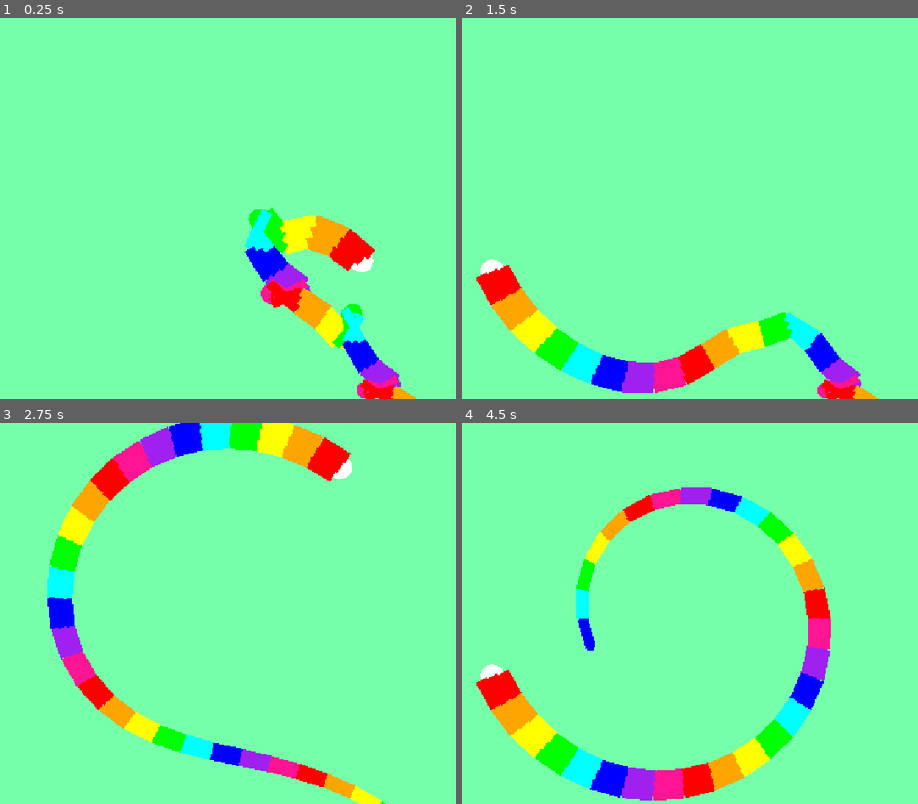
Above: before the commit, frames 1-4 (two rows, left to right).
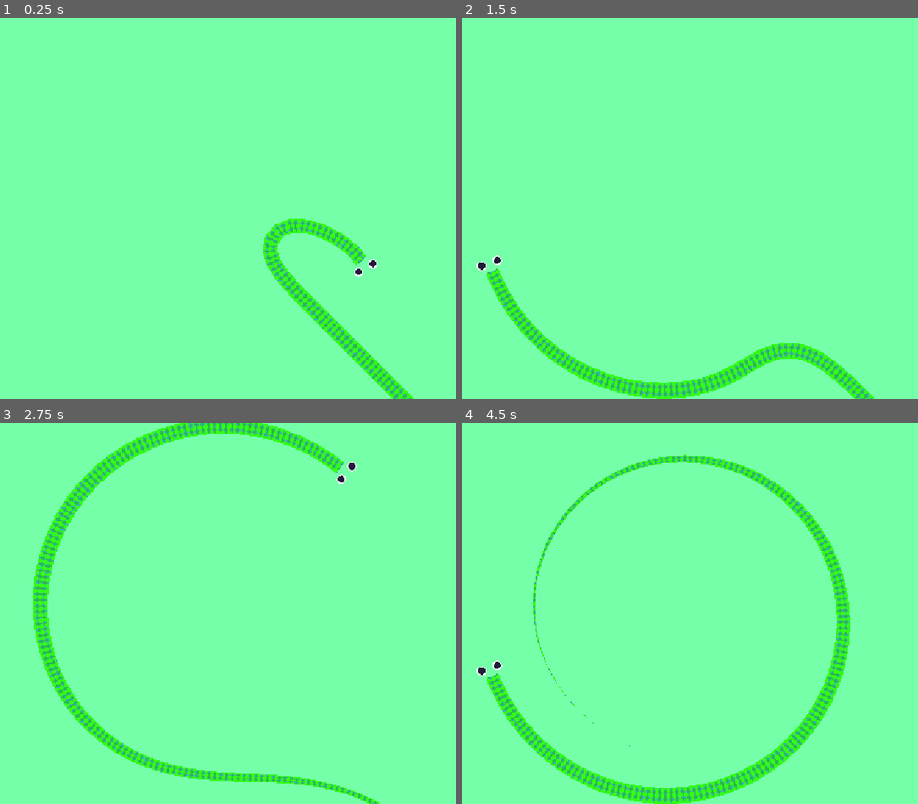
Above: after the commit, the same moments.

Repository: LeviathanGamez/Coil-Rush
Game: Godot game, scene res://scenes/main.tscn
The game is run twice, just before and just after one commit, with the same random seed, the same clock (stepped at 60 frames per second) and the same inputs.
Inputs (mouse positions are in pixels of both pictures, inside the frame that each line leads up to):
- Up to frame 1 (0.25 s): no input
- Up to frame 2 (1.5 s): tap Enter at 0.5 s; move the mouse to (822, 189) at 0.52 s; hold Right 0.53-1.28 s; tap Alt at 0.6 s; click (822, 189) at 0.67 s; move the mouse to (539, 227) at 1.27 s; hold Down from 1.28 s (still down); tap Shift at 1.35 s; click (539, 227) at 1.42 s
- Up to frame 3 (2.75 s): move the mouse to (282, 529) at 2.02 s; release Down at 2.03 s; hold Right from 2.03 s (still down); tap Alt at 2.1 s; click (282, 529) at 2.17 s
- Up to frame 4 (4.5 s): move the mouse to (639, 689) at 2.77 s; release Right at 2.78 s; hold Up 2.78-3.53 s; tap Shift at 2.85, 4.35 s; click (639, 689) at 2.92 s; move the mouse to (876, 670) at 3.52 s; hold Left from 3.53 s (still down); tap Alt at 3.6 s; click (876, 670) at 3.67 s; move the mouse to (471, 556) at 4.27 s; click (471, 556) at 4.42 s

The runs differ from the first frame. In frame 1, 6.4% of the frame differs, in the area x 53-92%, y 49-100%; in frame 2, 9.5%; in frame 3, 15%; in frame 4, 16%, in the area x 3-86%, y 8-100%.

Commit message:
Created a secondary snake utilizing line2D, textures and shaders
Created a secondary snake utilizing line2D, textures and shaders. This upgraded snake allows for more flexibility and variability

Diff:
--- a/procedural-life/autoloads/manager.gd
+++ b/procedural-life/autoloads/manager.gd
@@ -1,4 +1,5 @@
 extends Node
 
 var radius := 20
-var distance := 50
+var distance := 20
+var joint_count := 100
--- a/procedural-life/classes/head.gd
+++ b/procedural-life/classes/head.gd
@@ -29,3 +29,9 @@
 	var side_left = position + direction.rotated(PI/2) * radius
 	var side_right = position + direction.rotated(-PI/2) * radius
 	return [side_left,side_right]
+
+func get_eyes() -> Array[Vector2]:
+
+	var side_left = position + direction.rotated(PI/4) * radius
+	var side_right = position + direction.rotated(-PI/4) * radius
+	return [side_left,side_right]
--- a/procedural-life/entities/snake/snake.gd
+++ b/procedural-life/entities/snake/snake.gd
@@ -2,7 +2,7 @@
 
 var anchor := Vector2(30,30)
 var radius := Manager.radius
-var joint_count : int = 30
+var joint_count := Manager.joint_count
 var joints : Array = []
 var head_joints : Array
 var head : Head
--- a/procedural-life/entities/snake/snake.tscn
+++ b/procedural-life/entities/snake/snake.tscn
@@ -4,5 +4,3 @@
 
 [node name="snake" type="Node2D" unique_id=1000303128]
 script = ExtResource("1_pma0c")
-
-[node name="Sprite2D" type="Sprite2D" parent="." unique_id=246362415]
--- /dev/null
+++ b/procedural-life/entities/snake2/snake_2.gd
@@ -0,0 +1,41 @@
+extends Node2D
+@onready var body : Line2D = $body
+@onready var eye1 : Sprite2D = $eye1
+@onready var eye2 : Sprite2D = $eye2
+var anchor := Vector2(30,30)
+var radius := Manager.radius
+var joint_count := Manager.joint_count
+var joints : Array = []
+var head_joints : Array
+var head : Head
+var colors : Array = [Color.RED,Color.ORANGE,Color.YELLOW,Color.GREEN,Color.CYAN,Color.BLUE,Color.PURPLE,Color.DEEP_PINK]
+
+func _ready() -> void:
+	head = Head.new(Vector2(0,0),radius)
+	for i in range(joint_count):
+		joints.append(Joint.new(Vector2(20*i,20*i),radius-i/2))
+	head_joints = joints.duplicate()
+	head_joints.pop_back()
+	head_joints.push_front(head)
+
+
+func _process(delta: float) -> void:
+	update_head(get_global_mouse_position())
+	update_joints(delta)
+
+	draw_points()
+
+func update_head(mouse_pos : Vector2):
+	head.update(mouse_pos)
+
+func update_joints(delta):
+	for i in range(len(joints)):
+		joints[i].update(head_joints[i],delta)
+
+func draw_points():
+	body.clear_points()
+	body.add_point(head.position,0)
+	for i in range(len(joints)):
+		body.add_point(joints[i].position,i+1)
+	eye1.global_position = head.get_eyes()[0]
+	eye2.global_position = head.get_eyes()[1]
--- /dev/null
+++ b/procedural-life/entities/snake2/snake_2.tscn
@@ -0,0 +1,37 @@
+[gd_scene format=3 uid="uid://chb7he2my5eub"]
+
+[ext_resource type="Script" uid="uid://bc7ddea8gnxw6" path="res://entities/snake2/snake_2.gd" id="1_sai8v"]
+[ext_resource type="Shader" uid="uid://c2coy3c3nmdpq" path="res://shaders/snake_2.gdshader" id="2_pdtaq"]
+[ext_resource type="Texture2D" uid="uid://b02gpii3i1xsl" path="res://entities/snake2/body_sprite.png" id="2_wcqil"]
+[ext_resource type="Texture2D" uid="uid://2rwov0dkgw4m" path="res://entities/snake2/eyes.png" id="4_w2is3"]
+
+[sub_resource type="ShaderMaterial" id="ShaderMaterial_pdtaq"]
+shader = ExtResource("2_pdtaq")
+shader_parameter/Color1 = Color(0.19466002, 0.9824219, 0.09402084, 1)
+shader_parameter/Color2 = Color(0.16143799, 0.71875, 0.300766, 1)
+shader_parameter/Color3 = Color(0.22943115, 0.69921875, 0.6882081, 1)
+shader_parameter/border_widtha = 2
+shader_parameter/border_widthb = 2
+
+[sub_resource type="Curve" id="Curve_o5qli"]
+_limits = [0.0, 5.0, 0.0, 1.0]
+_data = [Vector2(0, 2.3150685), 0.0, 0.0, 0, 0, Vector2(0.22636817, 2.7435899), 0.0, 0.0, 0, 0, Vector2(1, 0), 0.0, 0.0, 0, 0]
+point_count = 3
+
+[node name="snake2" type="Node2D" unique_id=274647588]
+script = ExtResource("1_sai8v")
+
+[node name="body" type="Line2D" parent="." unique_id=1072590940]
+material = SubResource("ShaderMaterial_pdtaq")
+points = PackedVector2Array(1159, -4, -11, -4, -282, 5)
+width_curve = SubResource("Curve_o5qli")
+texture = ExtResource("2_wcqil")
+texture_mode = 1
+
+[node name="eye1" type="Sprite2D" parent="." unique_id=1861187166]
+scale = Vector2(0.5, 0.5)
+texture = ExtResource("4_w2is3")
+
+[node name="eye2" type="Sprite2D" parent="." unique_id=1202196988]
+scale = Vector2(0.5, 0.5)
+texture = ExtResource("4_w2is3")
--- a/procedural-life/project.godot
+++ b/procedural-life/project.godot
@@ -35,4 +35,6 @@
 
 [rendering]
 
+textures/canvas_textures/default_texture_filter=0
+textures/canvas_textures/default_texture_repeat=1
 rendering_device/driver.windows="d3d12"
--- a/procedural-life/scenes/main.tscn
+++ b/procedural-life/scenes/main.tscn
@@ -1,12 +1,10 @@
 [gd_scene format=3 uid="uid://dayetbey1huwv"]
 
-[ext_resource type="PackedScene" uid="uid://dgg0k1g5h05xn" path="res://entities/snake/snake.tscn" id="1_o5qli"]
+[ext_resource type="PackedScene" uid="uid://chb7he2my5eub" path="res://entities/snake2/snake_2.tscn" id="1_o5qli"]
 
 [node name="Main" type="Node2D" unique_id=1662933116]
 
 [node name="Camera2D" type="Camera2D" parent="." unique_id=358829658]
-
-[node name="snake" parent="." unique_id=1000303128 instance=ExtResource("1_o5qli")]
 
 [node name="ColorRect" type="ColorRect" parent="." unique_id=1436051531]
 z_index = -1
@@ -15,3 +13,5 @@
 offset_right = 827.0
 offset_bottom = 480.0
 color = Color(0.4627451, 1, 0.6627451, 1)
+
+[node name="snake2" parent="." unique_id=274647588 instance=ExtResource("1_o5qli")]
--- /dev/null
+++ b/procedural-life/shaders/snake_2.gdshader
@@ -0,0 +1,43 @@
+shader_type canvas_item;
+
+uniform vec4 Color1 : source_color;
+uniform vec4 Color2 : source_color;
+uniform vec4 Color3 : source_color;
+uniform int border_widtha;
+uniform int border_widthb;
+const float pixels = 32.0;
+
+void fragment() {
+	vec4 pixel_color = texture(TEXTURE,UV);
+	if (pixel_color.rgb == vec3(0.0,0.0,0.0)){
+		pixel_color = Color1;
+		for (int i=1;i<border_widtha;i++){
+			if (texture(TEXTURE,UV+vec2(0,float(i)/pixels)).rgb == vec3(1.0,1.0,1.0)){
+					pixel_color = Color3;
+				}
+			if (texture(TEXTURE,UV-vec2(0,float(i)/pixels)).rgb == vec3(1.0,1.0,1.0)){
+				pixel_color = Color3;
+			}
+		}
+	}
+
+	if (pixel_color.rgb == vec3(1.0,1.0,1.0)){
+		pixel_color = Color2;
+		for (int i=1;i<border_widthb;i++){
+			if (texture(TEXTURE,UV+vec2(0,float(i)/pixels)).rgb == vec3(0.0,0.0,0.0)){
+					pixel_color = Color3;
+				}
+			if (texture(TEXTURE,UV-vec2(0,float(i)/pixels)).rgb == vec3(0.0,0.0,0.0)){
+				pixel_color = Color3;
+			}
+		}
+
+	}
+	COLOR = pixel_color;
+
+}
+
+//void light() {
+//	// Called for every pixel for every light affecting the CanvasItem.
+//	// Uncomment to replace the default light processing function with this one.
+//}
Not shown, added: procedural-life/entities/snake2/body_sprite.aseprite.import
Binary file added: procedural-life/entities/snake2/body_sprite.png
Not shown, added: procedural-life/entities/snake2/body_sprite.png.import
Binary file added: procedural-life/entities/snake2/eyes.png
Not shown, added: procedural-life/entities/snake2/eyes.png.import
Not shown, added: procedural-life/entities/snake2/snake_2.gd.uid
Not shown, added: procedural-life/shaders/snake_2.gdshader.uid
Not shown, changed: .DS_Store
Not shown, changed: procedural-life/.DS_Store
Not shown, added: procedural-life/entities/.DS_Store
Not shown, added: procedural-life/entities/snake2/.DS_Store
